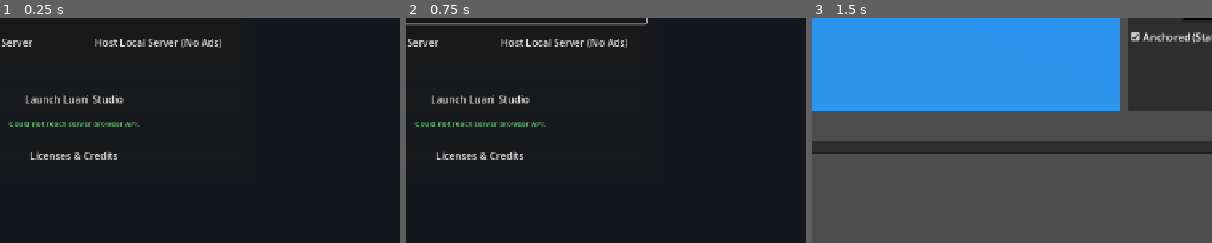
Above: before the commit, frames 1-3 (left to right).
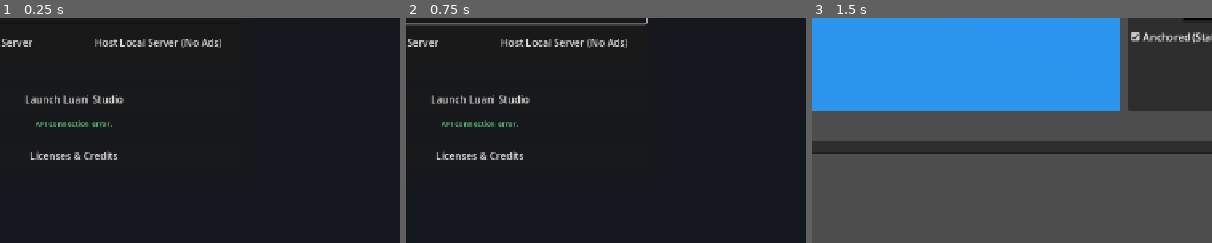
Above: after the commit, the same moments.

Repository: Catapult4733/Luani-Client
Game: Godot game, scene res://scenes/main.tscn
Same seed, same stepped clock (60 frames per second), same inputs: the game is played once before the commit and once after it.
Inputs (mouse positions are % of the whole screen's width and height, from its top left):
- Up to frame 1 (0.25 s): no input
- Up to frame 2 (0.75 s): click (54, 49) at 0.52 s; type "12" at 0.6 s
- Up to frame 3 (1.5 s): click "Launch Luani Studio" at 1.25 s
The pictures show only the part of the screen within x 41-91%, y 50-100%; the shares and areas given below are measured in that part.

The runs differ from the first frame. In frame 1, 0.5% of the frame differs, in the area x 2-35%, y 45-49%; in frame 2, 0.5%; in frame 3, nothing differs.

Commit message:
Separate local bind port (7700) from public tunnel port (11665)

Diff:
--- a/client_and_studio/scripts/core/network_manager.gd
+++ b/client_and_studio/scripts/core/network_manager.gd
@@ -1,7 +1,7 @@
 # client_and_studio/scripts/core/network_manager.gd
 extends Node
 
-## Singleton managing ENet Multiplayer Peers for Player Self-Hosting, Client Connections, and Loading/Error UI
+## Singleton managing ENet Multiplayer Peers for Player Self-Hosting, Client Connections, Domain Resolution, and Loading/Error UI
 
 signal server_started(port: int)
 signal client_connected_to_server(ip: String, port: int)
@@ -66,35 +66,49 @@
 	spawn_player_avatar(1)
 	return OK
 
-## Connects client peer to a Luani server IP:Port with 12s timeout & loading screen
+## Connects client peer to a Luani server IP or Domain Name (playit.gg) with 12s timeout & loading screen
 func join_server(ip: String, port: int, auth_token: String = "") -> Error:
 	target_server_ip = ip
 	target_server_port = port
 	connection_elapsed = 0.0
 	connection_timer_active = true
 
-	# Show Loading Overlay UI
-	_show_loading_screen(ip, port)
+	var connect_host := ip.strip_edges()
+	var resolved_ip := connect_host
+
+	if not connect_host.is_valid_ip_address():
+		print("[Luani NetworkManager] Target host '%s' is a domain name. Resolving IPv4..." % connect_host)
+		var dns_result := IP.resolve_hostname(connect_host, IP.TYPE_IPV4)
+		if dns_result != "" and dns_result.is_valid_ip_address():
+			print("[Luani NetworkManager] Resolved domain '%s' -> IP: %s" % [connect_host, dns_result])
+			resolved_ip = dns_result
+		else:
+			print("[Luani NetworkManager] Warning: IP.resolve_hostname returned '%s' for domain '%s'. Passing hostname directly." % [dns_result, connect_host])
+
+	print("[Luani NetworkManager] Connecting to host: %s (resolved IP: %s) port: %d..." % [connect_host, resolved_ip, port])
+
+	# Show Loading Overlay UI (Safely deferred to prevent scene tree lock)
+	call_deferred("_show_loading_screen", ip, port)
 
 	active_peer = ENetMultiplayerPeer.new()
-	var err := active_peer.create_client(ip, port)
+	var err := active_peer.create_client(resolved_ip, port)
 	if err != OK:
-		push_error("[Luani NetworkManager] Failed to create client connection to %s:%d: %s" % [ip, port, str(err)])
+		push_error("[Luani NetworkManager] Failed to create client connection to %s (%s):%d: %s" % [ip, resolved_ip, port, str(err)])
 		_handle_connection_failure("[Connection Refused] Could not establish connection to " + ip + ":" + str(port) + ". Server may be offline or port blocked.")
 		return err
 
 	multiplayer.multiplayer_peer = active_peer
 	is_server = false
-	print("[Luani NetworkManager] Client connecting to %s:%d (12s timeout active)..." % [ip, port])
+	print("[Luani NetworkManager] Client connection initialized for %s (%s):%d (12s timeout active)..." % [ip, resolved_ip, port])
 	return OK
 
 func _show_loading_screen(ip: String, port: int) -> void:
 	if not loading_overlay_node or not is_instance_valid(loading_overlay_node):
 		loading_overlay_node = LOADING_OVERLAY_SCENE.instantiate() as CanvasLayer
-		get_tree().root.add_child(loading_overlay_node)
+		get_tree().root.add_child.call_deferred(loading_overlay_node)
 
 	if loading_overlay_node.has_method("start_loading"):
-		loading_overlay_node.call("start_loading", ip, port)
+		loading_overlay_node.call_deferred("start_loading", ip, port)
 
 func _handle_connection_failure(reason: String) -> void:
 	connection_timer_active = false
@@ -103,10 +117,10 @@
 
 	if not loading_overlay_node or not is_instance_valid(loading_overlay_node):
 		loading_overlay_node = LOADING_OVERLAY_SCENE.instantiate() as CanvasLayer
-		get_tree().root.add_child(loading_overlay_node)
+		get_tree().root.add_child.call_deferred(loading_overlay_node)
 
 	if loading_overlay_node.has_method("show_error"):
-		loading_overlay_node.call("show_error", reason)
+		loading_overlay_node.call_deferred("show_error", reason)
 
 func spawn_player_avatar(peer_id: int) -> Node:
 	if not players_container or not is_instance_valid(players_container):
@@ -123,11 +137,11 @@
 	var avatar := PLAYER_AVATAR_SCENE.instantiate() as CharacterBody3D
 	avatar.name = str(peer_id)
 	avatar.position = Vector3(randf_range(-2, 2), 2.0, randf_range(-2, 2))
-	players_container.add_child(avatar)
+	players_container.add_child.call_deferred(avatar)
 
 	if avatar.has_method("set_player_username"):
 		var uname: String = local_username if peer_id == multiplayer.get_unique_id() else "Player_" + str(peer_id)
-		avatar.call("set_player_username", uname)
+		avatar.call_deferred("set_player_username", uname)
 
 	print("[Luani NetworkManager] Spawned PlayerAvatar for peer ID: ", peer_id, " under container: ", players_container.get_path())
 	player_spawned.emit(peer_id, avatar)
--- a/client_and_studio/scripts/core/place_loader.gd
+++ b/client_and_studio/scripts/core/place_loader.gd
@@ -15,7 +15,7 @@
 	print("[Luani PlaceLoader] Requesting place ID: ", place_id)
 
 	var http := HTTPRequest.new()
-	add_child(http)
+	add_child.call_deferred(http)
 
 	http.request_completed.connect(func(result: int, response_code: int, _headers: PackedStringArray, body: PackedByteArray):
 		_on_place_download_completed(result, response_code, body, place_id, target_world_root)
--- a/client_and_studio/scripts/main.gd
+++ b/client_and_studio/scripts/main.gd
@@ -42,11 +42,13 @@
 	var uri_found := ""
 
 	for arg in all_args:
-		if arg.begins_with("luani://") or "luani://join" in arg:
-			uri_found = arg
+		var clean_arg: String = arg.strip_edges().trim_prefix("'").trim_suffix("'").trim_prefix("\"").trim_suffix("\"").strip_edges()
+		if clean_arg.begins_with("luani://") or "luani://join" in clean_arg:
+			uri_found = clean_arg
 			break
-		elif arg.begins_with("--uri="):
-			uri_found = arg.trim_prefix("--uri=")
+		elif clean_arg.begins_with("--uri="):
+			var sub_uri := clean_arg.trim_prefix("--uri=").strip_edges().trim_prefix("'").trim_suffix("'").trim_prefix("\"").trim_suffix("\"").strip_edges()
+			uri_found = sub_uri
 			break
 
 	if uri_found != "":
@@ -122,7 +124,7 @@
 func _fetch_active_servers() -> void:
 	status_label.text = "Fetching active servers from luani.fyi..."
 	var http := HTTPRequest.new()
-	add_child(http)
+	add_child.call_deferred(http)
 
 	http.request_completed.connect(func(result: int, response_code: int, _headers: PackedStringArray, body: PackedByteArray):
 		if result == HTTPRequest.RESULT_SUCCESS and response_code == 200:
--- a/client_and_studio/scripts/protocol_parser.gd
+++ b/client_and_studio/scripts/protocol_parser.gd
@@ -21,15 +21,16 @@
 
 	var uri_found := ""
 	for arg in args:
-		if arg.begins_with("luani://"):
-			uri_found = arg
+		var clean_arg: String = arg.strip_edges().trim_prefix("'").trim_suffix("'").trim_prefix("\"").trim_suffix("\"").strip_edges()
+		if clean_arg.begins_with("luani://") or "luani://join" in clean_arg:
+			uri_found = clean_arg
 			break
-		elif arg.begins_with("--uri="):
-			uri_found = arg.trim_prefix("--uri=")
+		elif clean_arg.begins_with("--uri="):
+			var sub_uri := clean_arg.trim_prefix("--uri=").strip_edges().trim_prefix("'").trim_suffix("'").trim_prefix("\"").trim_suffix("\"").strip_edges()
+			uri_found = sub_uri
 			break
 
 	if uri_found != "":
-		print("[Luani ProtocolParser] Found protocol URI in arguments: ", uri_found)
 		latest_session_data = parse_uri(uri_found)
 		if latest_session_data.get("valid", false):
 			print("[Luani ProtocolParser] Successfully parsed URI data: ", latest_session_data)
@@ -39,20 +40,23 @@
 
 ## Parses a luani:// URI into a Dictionary containing server details and auth token
 func parse_uri(uri_string: String) -> Dictionary:
+	var clean_uri := uri_string.strip_edges().trim_prefix("'").trim_suffix("'").trim_prefix("\"").trim_suffix("\"").strip_edges()
+	print("[Luani ProtocolParser] Cleaned launch URI: ", clean_uri)
+
 	var result := {
 		"valid": false,
 		"action": "",
 		"server_ip": "127.0.0.1",
 		"server_port": 7777,
 		"auth_token": "",
-		"raw_uri": uri_string
+		"raw_uri": clean_uri
 	}
 
-	if not uri_string.begins_with("luani://"):
+	if not clean_uri.begins_with("luani://"):
 		return result
 
 	# Strip scheme prefix
-	var path_and_query := uri_string.trim_prefix("luani://")
+	var path_and_query := clean_uri.trim_prefix("luani://")
 
 	# Separate action (e.g. 'join') and query parameters ('?server=IP:PORT&auth=TOKEN')
 	var action := ""
@@ -90,7 +94,7 @@
 				elif key == "avatar":
 					result["avatar"] = value.uri_decode()
 
-	# Validation rule: 'join' action requires valid IP and non-zero port
+	# Validation rule: 'join' action requires valid IP/domain and non-zero port
 	if action == "join" or action == "":
 		result["action"] = "join"
 		if result["server_ip"] != "" and result["server_port"] > 0:
Not shown, changed: bin/LuaniClient.x86_64
Not shown, added: bin/launch_wrapper.sh
Not shown, changed: server_daemon/daemon.py
